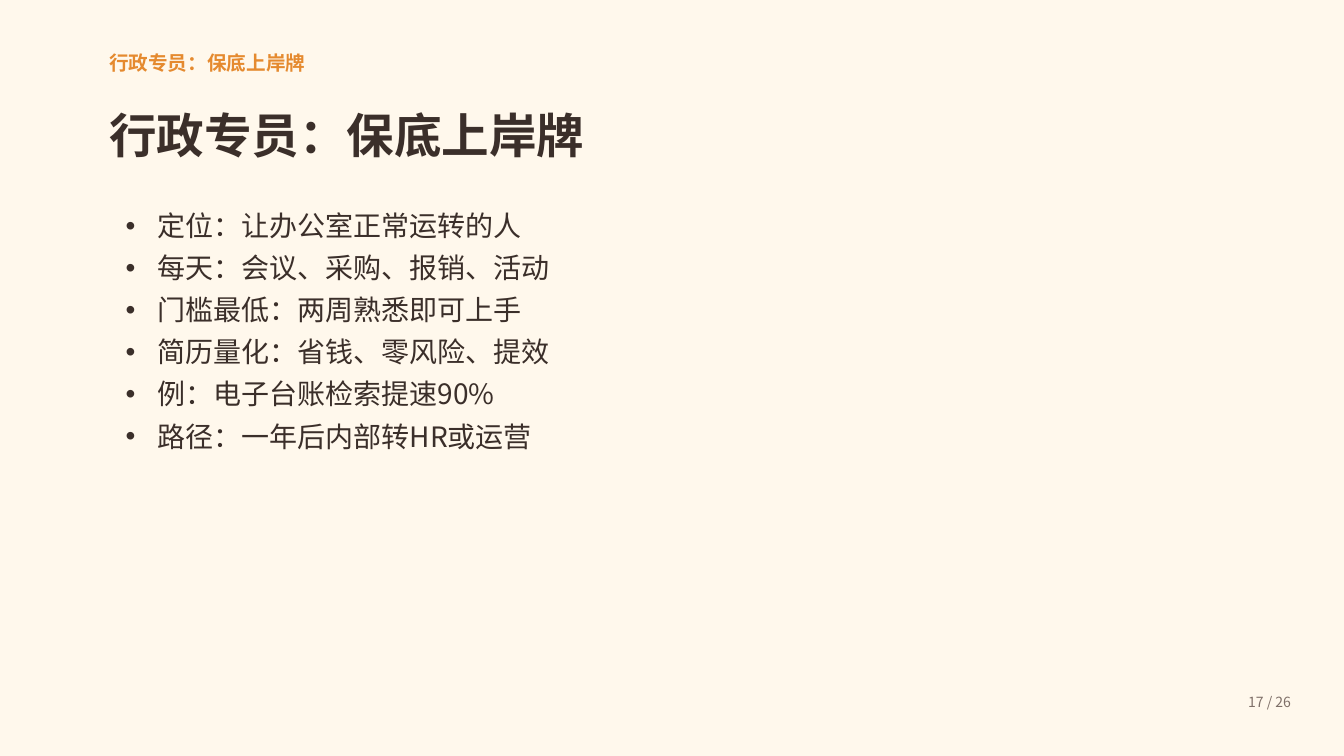
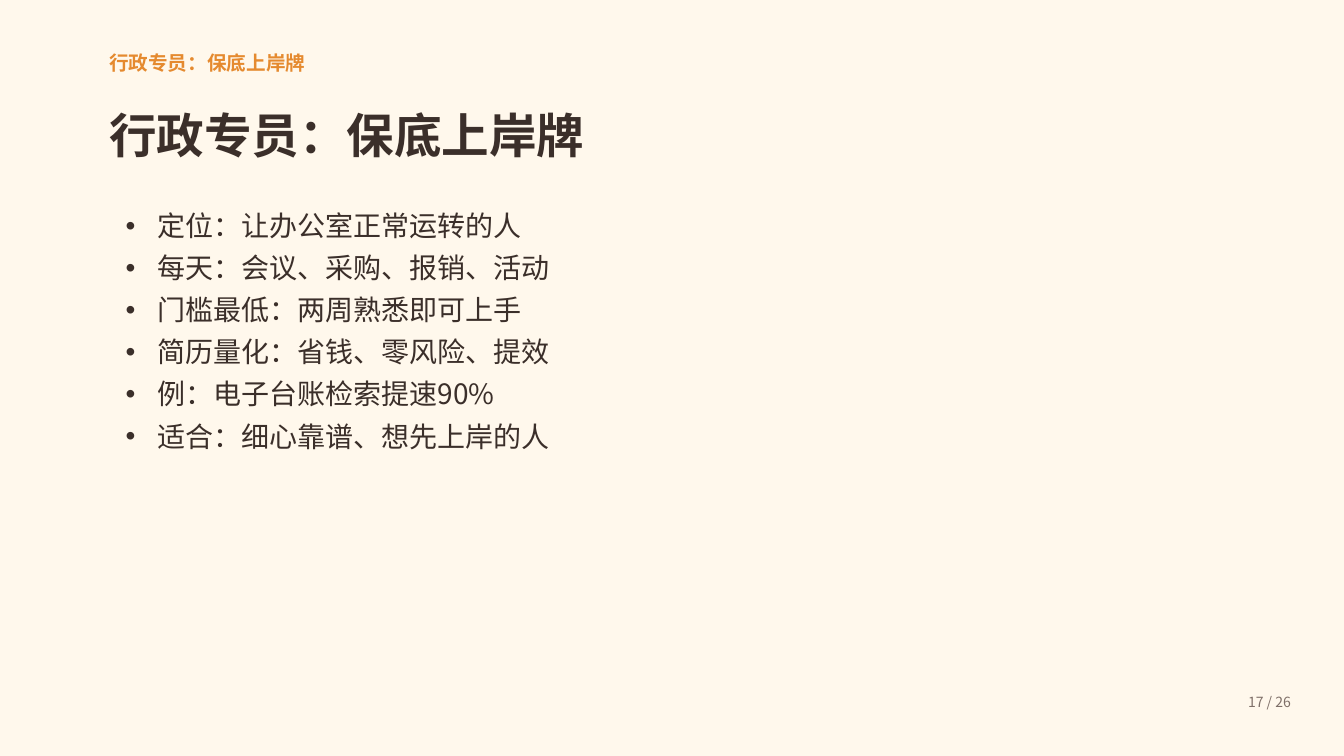
Before and after one commit to Honglixi99/Honglixi99.github.io, a slide deck: slide 17 of static/lulu/ppt/career-guide.pptx. Drawn at 1344x756 pixels with LibreOffice and Linux fonts; fonts in the diff are those of the drawing. Boxes give left, top, right and bottom in pixels: in the first picture for what was removed or moved away, otherwise in the second. Text is boxed around its words. In the diff, an @@ line names an element or a change of style, - is before the commit and + after.

```diff
--- a/static/lulu/ppt/career-guide.pptx
+++ b/static/lulu/ppt/career-guide.pptx
@@ text at (157,423,550,450): text changed @@
-• 路径：一年后内部转HR或运营
+• 适合：细心靠谱、想先上岸的人
```
Also in this commit, not shown: 11 other slides changed, 6 other files.
